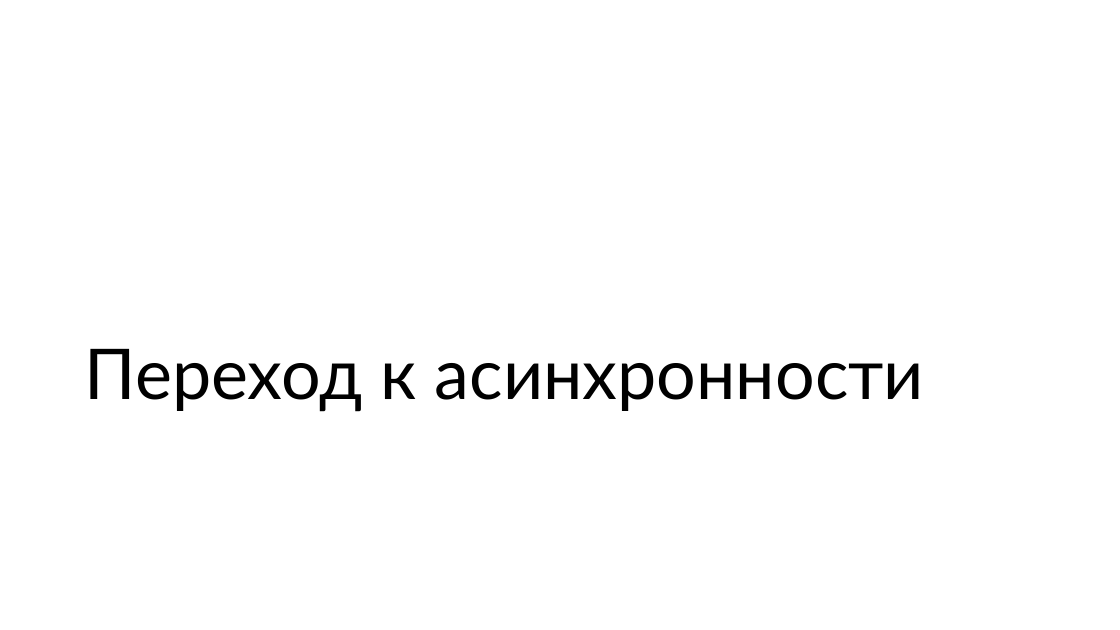
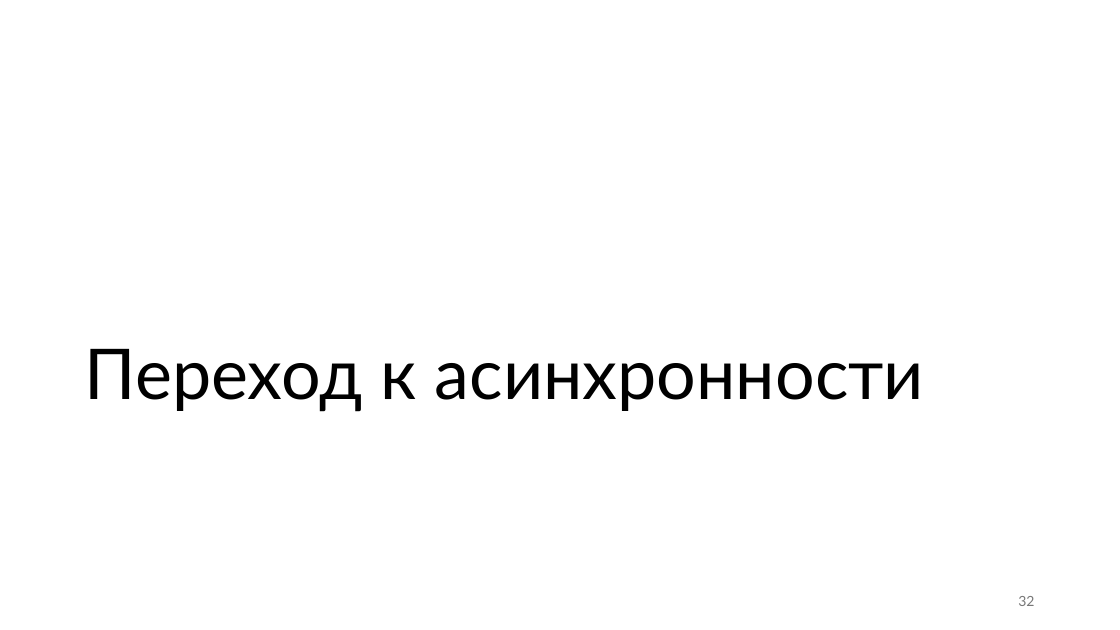
Before and after one commit to alexey-malov/ffmpeg-transcoder-demo, a slide deck: slide 32 of ffmpeg without pain.pptx (slide 15 before the commit). Drawn at 1120x630 pixels with LibreOffice and Linux fonts; fonts in the diff are those of the drawing. Boxes give left, top, right and bottom in pixels: in the first picture for what was removed or moved away, otherwise in the second. Text is boxed around its words. In the diff, an @@ line names an element or a change of style, - is before the commit and + after.

```diff
--- a/ffmpeg without pain.pptx
+++ b/ffmpeg without pain.pptx
@@ page number added at (1018,596,1034,606), 12 pt, text #797979 @@
+32
```
Also in this commit, not shown: 11 other slides changed, 50 slides added, 7 slides removed.
